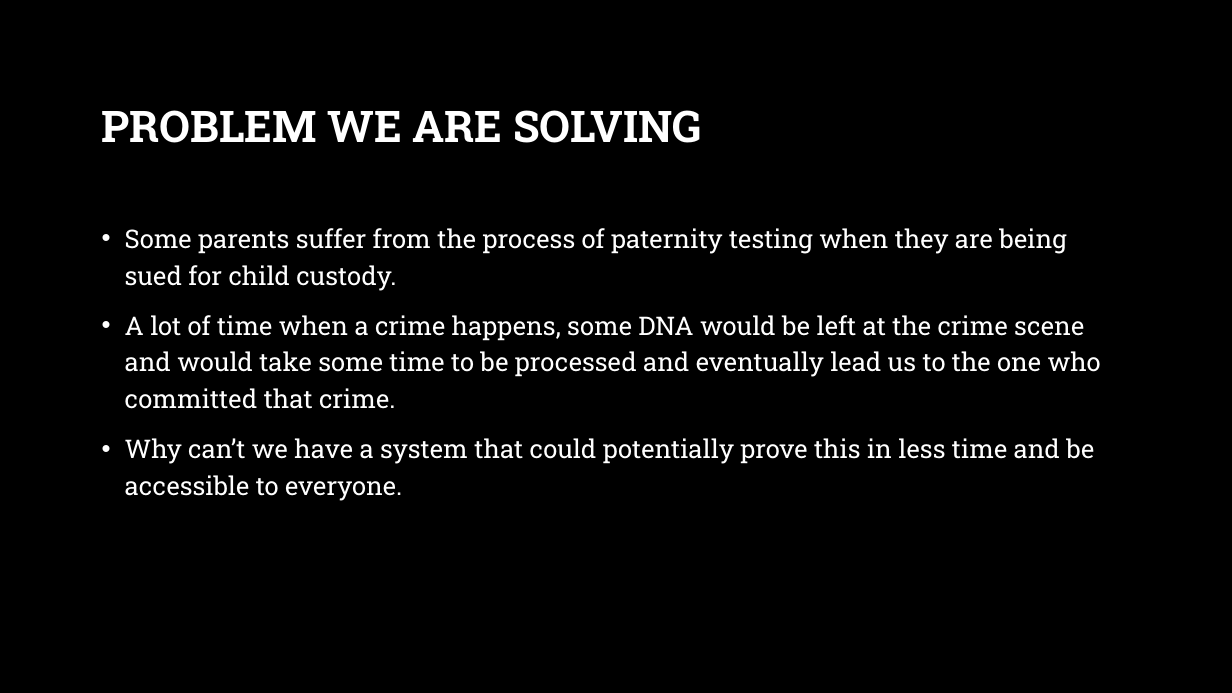
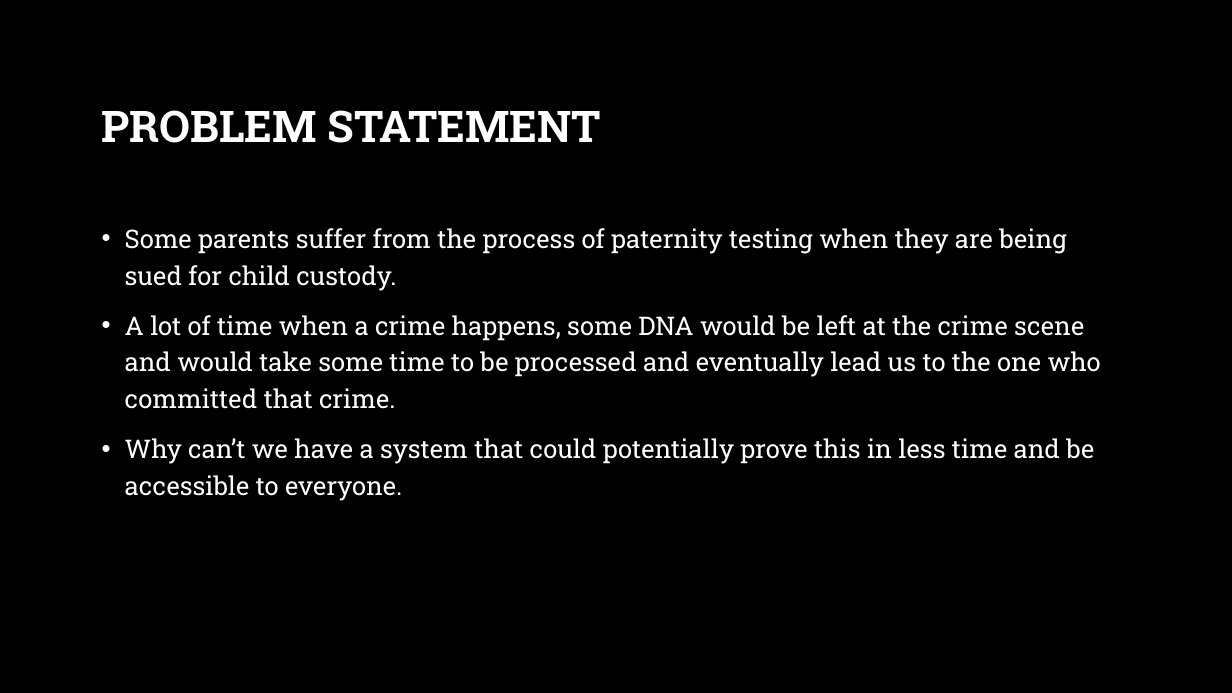
Before and after one commit to YoussifAssem/Genatac, a slide deck: slide 5 of E-Genetics/presentations/Genetics.pptx (slide 2 before the commit). Drawn at 1232x693 pixels with LibreOffice and Linux fonts; fonts in the diff are those of the drawing; background and template pictures are left out. Boxes give left, top, right and bottom in pixels: in the first picture for what was removed or moved away, otherwise in the second. Text is boxed around its words. In the diff, an @@ line names an element or a change of style, - is before the commit and + after.

Commit message:
Update presentation

```diff
--- a/E-Genetics/presentations/Genetics.pptx
+++ b/E-Genetics/presentations/Genetics.pptx
@@ title at [102, 110, 602, 143]: text changed @@
-PROBLEM WE ARE SOLVING
+PROBLEM STATEMENT
```
Also in this commit, not shown: 11 slides added, 1 slide removed.
